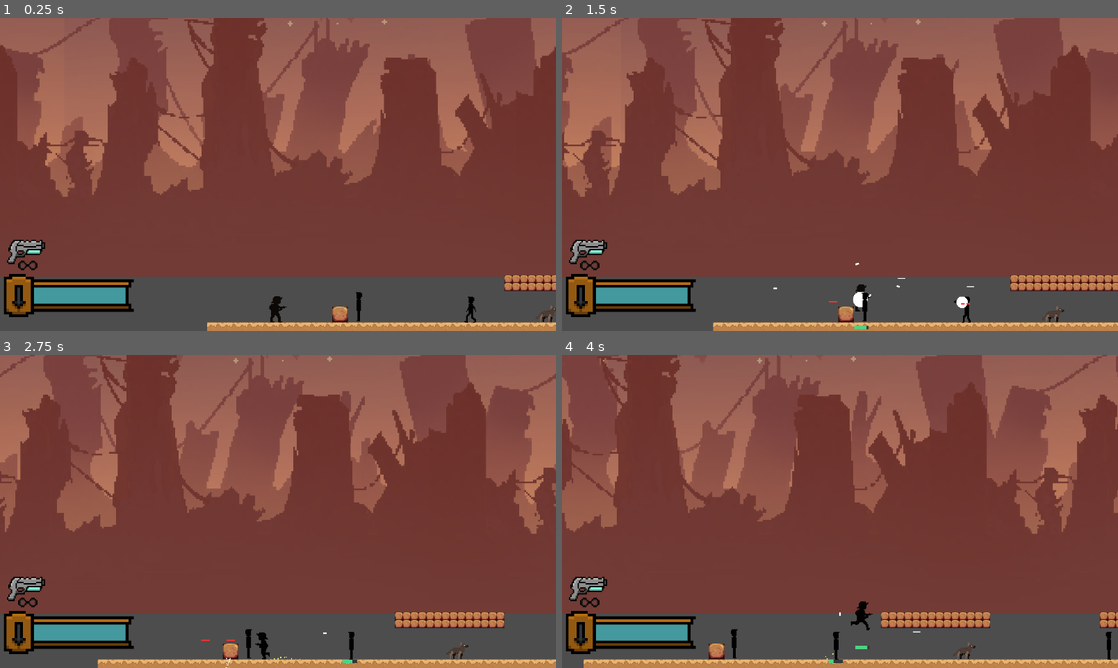
Above: before the commit, frames 1-4 (two rows, left to right).
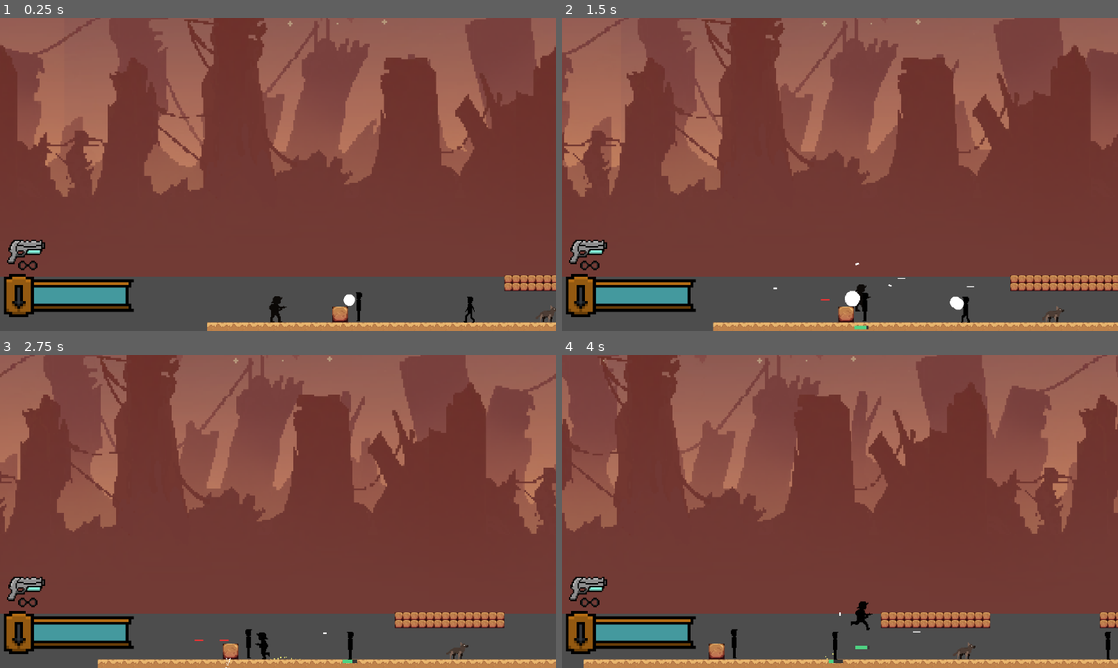
Above: after the commit, the same moments.

Repository: dzfrias/gladiator
Game: Godot game, scene res://scenes/level_playtest.tscn
The game is run twice, just before and just after one commit, with the same random seed, the same clock (stepped at 60 frames per second) and the same inputs. This scene is started directly instead of the project's main scene. The engine's default icon, where the game draws it, is replaced by a stand-in: a white triangle on a blue panel in a dark square. Sound files missing from this copy of the repository are replaced by a short silence.
Inputs (mouse positions are in pixels of both pictures, inside the frame that each line leads up to):
- Up to frame 1 (0.25 s): no input
- Up to frame 2 (1.5 s): move the mouse to (962, 158) at 0.52 s; press the mouse at (962, 158) at 0.53 s; hold D (right) from 0.53 s (still down); tap Space (jump) at 0.77, 1.07 s; move the mouse to (728, 190) at 1.27 s; release the mouse at (728, 190) at 1.28 s; tap S (burrow) at 1.35 s
- Up to frame 3 (2.75 s): tap Space (jump) at 1.52, 1.82 s; click (166, 527) at 1.55 s; move the mouse to (333, 442) at 2.02 s; release D (right) at 2.03 s; hold A (left) from 2.03 s (still down); hold Shift (fallthrough) from 2.03 s (still down); click (333, 442) at 2.3 s
- Up to frame 4 (4 s): move the mouse to (812, 574) at 2.77 s; release A (left) at 2.78 s; release Shift (fallthrough) at 2.78 s; hold D (right) from 2.78 s (still down); click (812, 574) at 2.85 s; tap Space (jump) at 3.02, 3.32, 3.77 s; move the mouse to (1006, 558) at 3.52 s; hold Right mouse button (fire_alt) from 3.53 s (still down); click (1006, 558) at 3.8 s

The runs differ from the first frame. In frame 1, 0.1% of the frame differs, in the area x 61-86%, y 88-98%; in frame 2, 0.3%, in the area x 46-74%, y 85-98%; in frame 3, less than 0.1%; in frame 4, less than 0.1%.

Commit message:
Add prefire flash to shooters
Makes it much more clear that they're going to shoot.

Diff:
--- a/scenes/idle_shooter.tscn
+++ b/scenes/idle_shooter.tscn
@@ -89,7 +89,7 @@
 shape = SubResource("CircleShape2D_oetyt")
 
 [node name="Weapon" type="Node2D" parent="."]
-position = Vector2(0, -48)
+position = Vector2(18.69, -50.02)
 script = ExtResource("5_undrq")
 weapon_stats = ExtResource("6_irxur")
 
--- a/scenes/muzzle_flash.tscn
+++ b/scenes/muzzle_flash.tscn
@@ -4,5 +4,6 @@
 [ext_resource type="Script" path="res://scripts/tweened_scaler.gd" id="2_8450u"]
 
 [node name="MuzzleFlash" type="Sprite2D"]
+z_index = 3
 texture = ExtResource("1_k48q8")
 script = ExtResource("2_8450u")
--- /dev/null
+++ b/scenes/prefire_flash.tscn
@@ -0,0 +1,11 @@
+[gd_scene load_steps=3 format=3 uid="uid://cmhfu4uwmwk6t"]
+
+[ext_resource type="Texture2D" uid="uid://dt5jsmiu5gu57" path="res://assets/Art/white_circle.png" id="1_q4skf"]
+[ext_resource type="Script" path="res://scripts/tweened_scaler.gd" id="2_cpoag"]
+
+[node name="PrefireFlash" type="Sprite2D"]
+z_index = 3
+position = Vector2(1, -1)
+texture = ExtResource("1_q4skf")
+script = ExtResource("2_cpoag")
+hold_duration = -1.0
--- a/scenes/shooter.tscn
+++ b/scenes/shooter.tscn
@@ -124,6 +124,7 @@
 scale = Vector2(2.0625, 2.0625)
 sprite_frames = SubResource("SpriteFrames_62hpk")
 animation = &"idle"
+offset = Vector2(-1.08, 0)
 script = ExtResource("5_cynpy")
 shooter = NodePath("..")
 
@@ -141,7 +142,7 @@
 shape = SubResource("CircleShape2D_oetyt")
 
 [node name="Weapon" type="Node2D" parent="."]
-position = Vector2(0, -11)
+position = Vector2(15, -11)
 script = ExtResource("5_rapbo")
 weapon_stats = ExtResource("6_cglso")
 
--- a/scripts/enemies/idle_shooter.gd
+++ b/scripts/enemies/idle_shooter.gd
@@ -10,6 +10,7 @@
 @onready var weapon: Weapon = $Weapon
 var _state: State = State.HIDING
 @onready var _tracking: Node2D = Player.Instance
+@onready var _original_weapon_x = $Weapon.position.x
 var _is_shooting: bool = false
 var _notified: bool = false
 
@@ -52,6 +53,7 @@
 				_shoot()
 
 	move_and_slide()
+	_align_with_direction()
 
 func notify(depth: int) -> void:
 	_notified = true
@@ -66,11 +68,16 @@
 
 	notify(notify_depth)
 	_is_shooting = true
+
+	$Weapon.activate_prefire_flash()
 	await get_tree().create_timer(prepare_attack_time).timeout
+	$Weapon.deactivate_prefire_flash()
+
 	_state = State.SHOOTING
 	on_state_changed.emit(_state)
 	while weapon.ammo > 0:
 		await weapon.fire($Direction)
+
 	_state = State.STANDING
 	on_state_changed.emit(_state)
 	await get_tree().create_timer(idle_time).timeout
@@ -102,5 +109,8 @@
 	impact_particles.direction = _direction
 	impact_particles.emitting = true
 
+func _align_with_direction() -> void:
+	$Weapon.position.x = _original_weapon_x * $Direction.scalar
+
 func _on_health_died() -> void:
 	queue_free()
--- a/scripts/enemies/shooter.gd
+++ b/scripts/enemies/shooter.gd
@@ -3,10 +3,18 @@
 @export var y_attack_cutoff := 50
 @export var attack_windup_time := 0.75
 
+@onready var _original_weapon_x = $Weapon.position.x
+
+func _physics_process(delta: float) -> void:
+	super(delta)
+	_align_with_direction()
+
 func _attack() -> void:
 	_state = State.TIRED
 	on_state_changed.emit(_state)
+	$Weapon.activate_prefire_flash()
 	await get_tree().create_timer(attack_windup_time).timeout
+	$Weapon.deactivate_prefire_flash()
 	_state = State.ATTACKING
 	on_state_changed.emit(_state)
 	while $Weapon.ammo > 0:
@@ -19,6 +27,9 @@
 	var y_distance = abs(global_position.y - Player.Instance.global_position.y)
 	return !$Weapon.is_reloading and y_distance <= y_attack_cutoff
 
+func _align_with_direction() -> void:
+	$Weapon.position.x = _original_weapon_x * $Direction.scalar
+
 func _on_health_damage_taken(amount: float, direction: Vector2):
 	super(amount, direction)
 	AudioManager.play_sound(self, load("res://assets/SoundEffects/lil hit idk.wav"))
--- a/scripts/player/weapon.gd
+++ b/scripts/player/weapon.gd
@@ -21,9 +21,11 @@
 # NOTE when this field is null, we are not firing
 var _fire_direction: Direction = null
 var _continuous_projectile: Node2D
+var _prefire_flash: Node2D
 var _ammo_time: float
 var _muzzle_flash_scene: PackedScene = preload("res://scenes/muzzle_flash.tscn")
 var _bullet_case_scene: PackedScene = preload("res://scenes/bullet_case.tscn")
+var _prefire_flash_scene: PackedScene = preload("res://scenes/prefire_flash.tscn")
 
 func _ready() -> void:
 	if auto_activate_effects:
@@ -115,6 +117,16 @@
 	can_fire = true
 	is_reloading = false
 
+func activate_prefire_flash() -> void:
+	assert(_prefire_flash == null)
+	_prefire_flash = _prefire_flash_scene.instantiate() as Node2D
+	add_child(_prefire_flash)
+
+func deactivate_prefire_flash() -> void:
+	assert(_prefire_flash != null)
+	_prefire_flash.queue_free()
+	_prefire_flash = null
+
 func _do_effects(direction: Direction) -> void:
 	var muzzle_flash := _muzzle_flash_scene.instantiate() as TweenedScaler
 	# We don't want the size of the muzzle flash to be linearly related to the strength of the
--- a/scripts/tweened_scaler.gd
+++ b/scripts/tweened_scaler.gd
@@ -12,8 +12,10 @@
 	tween.tween_property(self, "scale", Vector2.ONE * end_scale, duration)
 	tween.set_ease(Tween.EaseType.EASE_IN)
 	await tween.finished
-	await get_tree().create_timer(hold_duration).timeout
-	if auto_free != null:
-		auto_free.queue_free()
-	else:
-		queue_free()
+
+	if hold_duration >= 0.0:
+		await get_tree().create_timer(hold_duration).timeout
+		if auto_free != null:
+			auto_free.queue_free()
+		else:
+			queue_free()
